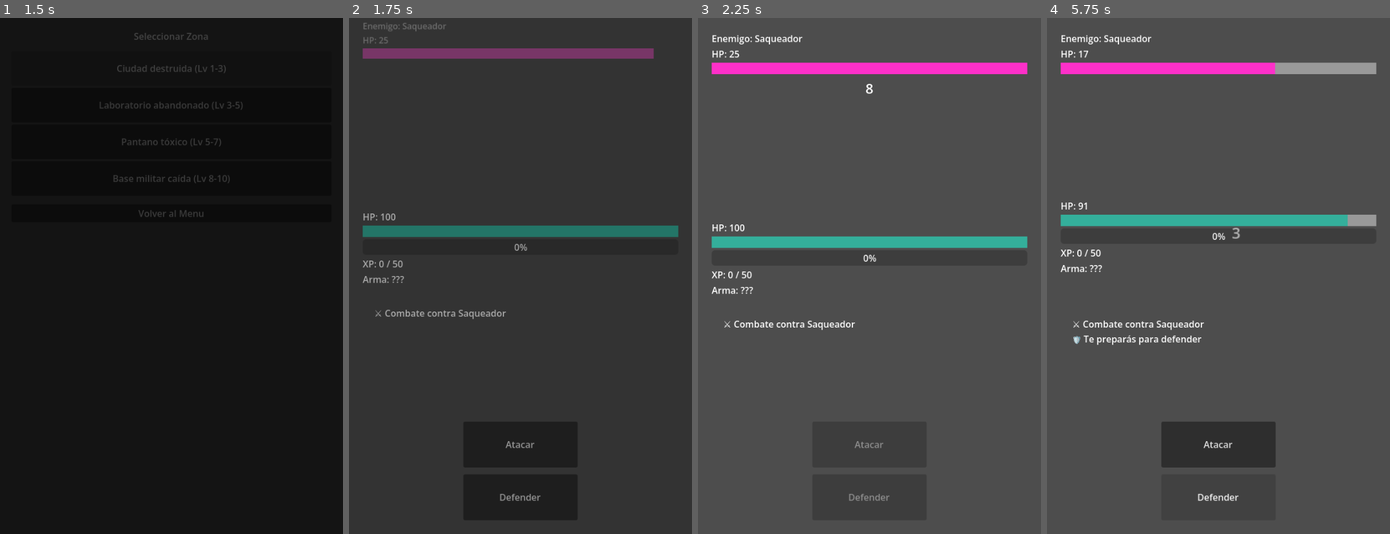
Above: before the commit, frames 1-4 (left to right).
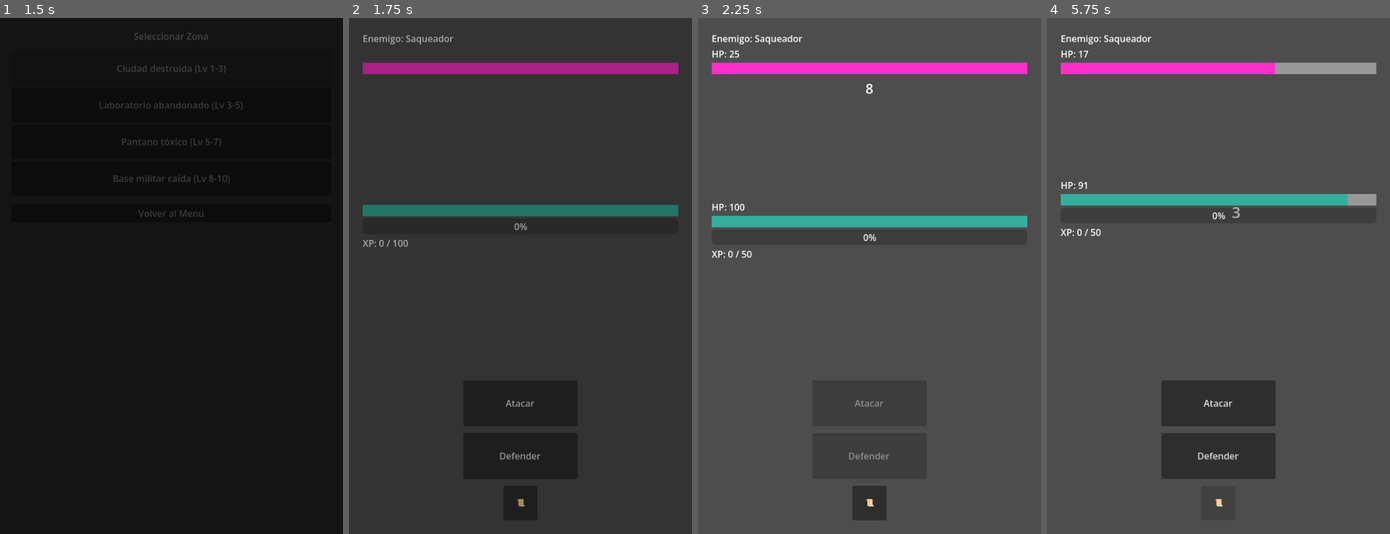
Above: after the commit, the same moments.

Repository: MirandaFrancoCBA/apocalypsheep
Game: Godot game, scene res://scenes/main_menu.tscn
Same seed, same stepped clock (60 frames per second), same inputs: the game is played once before the commit and once after it.
Inputs (mouse positions are in pixels of both pictures, inside the frame that each line leads up to):
- Up to frame 1 (1.5 s): click "CONTINUAR" at 0.5 s; click "Ciudad destruida (Lv 1-3)" at 1.25 s
- Up to frame 2 (1.75 s): no input
- Up to frame 3 (2.25 s): click "Atacar" at 2 s
- Up to frame 4 (5.75 s): click (1218, 503) at 2.75 s, where only the run after the commit has a clickable "📜"; click (1218, 503) at 3.5 s, where only the run after the commit has a clickable "📜"; click "Defender" at 4.25 s; click (1218, 503) at 5 s, where only the run after the commit has a clickable "📜"

Frame 1 is identical in both runs. In frame 2, 9.1% of the frame differs, in the area x 3-97%, y 0-95%; in frame 3, 5.3%; in frame 4, 8.9%.
Error after the commit: Invalid assignment of property or key 'text' with value of type 'String' on a base object of type 'null instance'. (res://scripts/ui/combat_screen.gd:122)

Commit message:
Feat: new log button

Diff:
--- a/scenes/combat_screen.tscn
+++ b/scenes/combat_screen.tscn
@@ -28,7 +28,7 @@
 label_player_hp = NodePath("MarginContainer/VBoxContainer/PlayerContainer/LabelPlayerHP")
 player_hp_bar = NodePath("MarginContainer/VBoxContainer/PlayerContainer/PlayerHPBar")
 player_container = NodePath("MarginContainer/VBoxContainer/PlayerContainer")
-label_result = NodePath("MarginContainer/VBoxContainer/CombatLogContainer/MarginContainer/LabelResult")
+label_result = NodePath("")
 log_container = NodePath("MarginContainer/VBoxContainer/CombatLogContainer")
 button_attack = NodePath("MarginContainer/VBoxContainer/ButtonAttack")
 button_defend = NodePath("MarginContainer/VBoxContainer/ButtonDefend")
@@ -127,13 +127,6 @@
 theme_override_constants/margin_right = 20
 theme_override_constants/margin_bottom = 20
 
-[node name="LabelResult" type="Label" parent="MarginContainer/VBoxContainer/CombatLogContainer/MarginContainer" unique_id=771717333]
-custom_minimum_size = Vector2(50, 50)
-layout_mode = 2
-size_flags_vertical = 1
-size_flags_stretch_ratio = 4.0
-autowrap_mode = 2
-
 [node name="ButtonAttack" type="Button" parent="MarginContainer/VBoxContainer" unique_id=1997688783]
 custom_minimum_size = Vector2(200, 80)
 layout_mode = 2
@@ -147,6 +140,14 @@
 size_flags_horizontal = 4
 text = "Defender"
 
+[node name="HistoryButton" type="Button" parent="MarginContainer/VBoxContainer" unique_id=1098077080]
+custom_minimum_size = Vector2(60, 60)
+layout_mode = 2
+size_flags_horizontal = 4
+tooltip_text = "Historial de Combate
+"
+text = "📜"
+
 [node name="DeathOverlay" type="ColorRect" parent="." unique_id=1675203540]
 visible = false
 layout_mode = 1
@@ -158,5 +159,25 @@
 mouse_filter = 2
 color = Color(0.6, 0, 0, 1)
 
+[node name="CombatHistoryPanel" type="PanelContainer" parent="." unique_id=982409870]
+layout_mode = 0
+offset_right = 40.0
+offset_bottom = 40.0
+
+[node name="MarginContainer" type="MarginContainer" parent="CombatHistoryPanel" unique_id=252415803]
+layout_mode = 2
+
+[node name="VBoxContainer" type="VBoxContainer" parent="CombatHistoryPanel/MarginContainer" unique_id=1502484849]
+layout_mode = 2
+
+[node name="Historial" type="Label" parent="CombatHistoryPanel/MarginContainer/VBoxContainer" unique_id=852844825]
+layout_mode = 2
+
+[node name="ScrollContainer" type="ScrollContainer" parent="CombatHistoryPanel/MarginContainer/VBoxContainer" unique_id=1396222317]
+layout_mode = 2
+
+[node name="LabelResult" type="RichTextLabel" parent="CombatHistoryPanel/MarginContainer/VBoxContainer/ScrollContainer" unique_id=1451454371]
+layout_mode = 2
+
 [connection signal="pressed" from="MarginContainer/VBoxContainer/ButtonAttack" to="." method="_on_button_attack_pressed"]
 [connection signal="pressed" from="MarginContainer/VBoxContainer/ButtonDefend" to="." method="_on_button_defend_pressed"]
--- a/scripts/ui/combat_screen.gd
+++ b/scripts/ui/combat_screen.gd
@@ -12,11 +12,13 @@
 @export var player_hp_bar: ProgressBar
 @export var player_container: Control
 
-@export var label_result: Label
+@export var label_result: RichTextLabel
 @export var log_container: ScrollContainer
 
 @export var button_attack: Button
 @export var button_defend: Button
+@onready var history_button = $HistoryButton
+@onready var combat_history_panel = $CombatHistoryPanel
 
 @export var player_effects_container: HBoxContainer
 @export var enemy_effects_container: HBoxContainer
@@ -55,6 +57,7 @@
 # ─────────────────────────────────────────
 func _ready() -> void:
 	_validate_nodes()
+	combat_history_panel.visible = false
 	if GameManager.is_player_dead():
 		SceneManager.go_to_main_menu()
 		return
@@ -63,6 +66,7 @@
 	GameManager.level_up.connect(_on_level_up)
 	GameManager.player_data_changed.connect(_update_xp_ui)
 	GameManager.game_saved.connect(show_save_feedback)
+	history_button.pressed.connect(_on_history_button_pressed)
 
 func _on_level_up(
 	new_level: int,
@@ -273,6 +277,7 @@
 # LOG
 # ─────────────────────────────────────────
 func add_log(text: String) -> void:
+
 	var lines: Array = []
 
 	if not label_result.text.is_empty():
@@ -287,9 +292,9 @@
 
 	await get_tree().process_frame
 
-	var scrollbar = log_container.get_v_scroll_bar()
-	if scrollbar:
-		log_container.scroll_vertical = int(scrollbar.max_value)
+	label_result.scroll_to_line(
+		label_result.get_line_count()
+	)
 
 # ─────────────────────────────────────────
 # COMBATE
@@ -778,3 +783,6 @@
 
 	popup.top_level = true
 	popup.z_index = 100
+
+func _on_history_button_pressed():
+	combat_history_panel.visible = !combat_history_panel.visible
